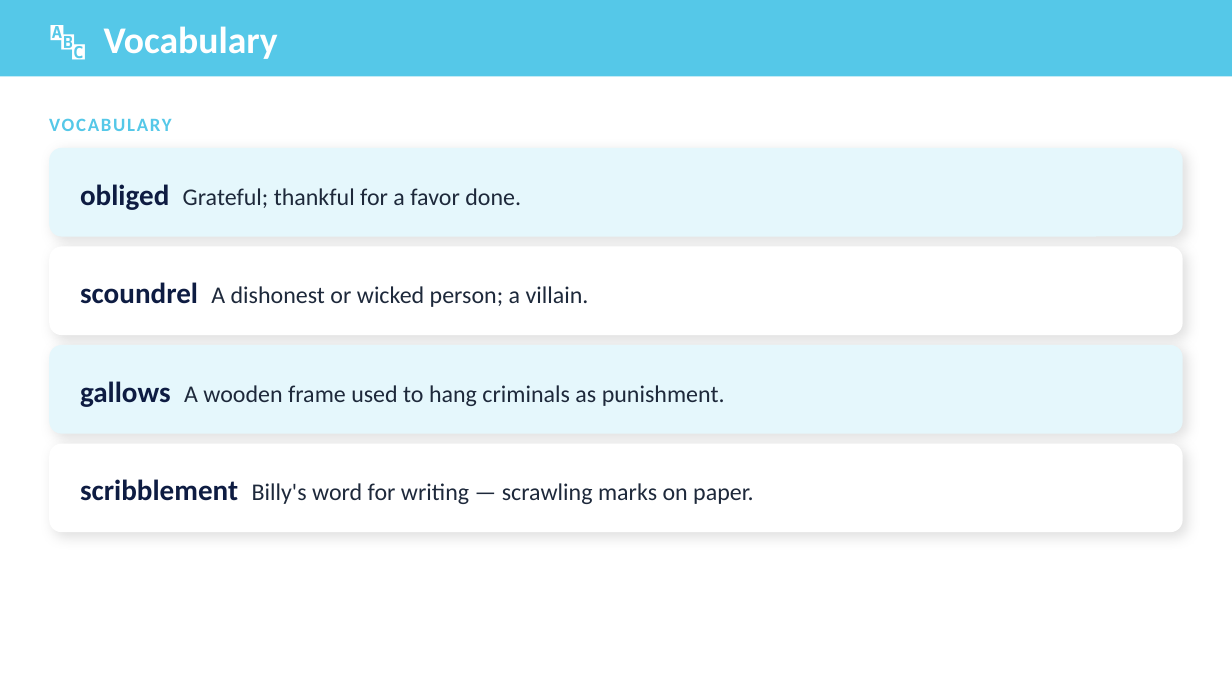
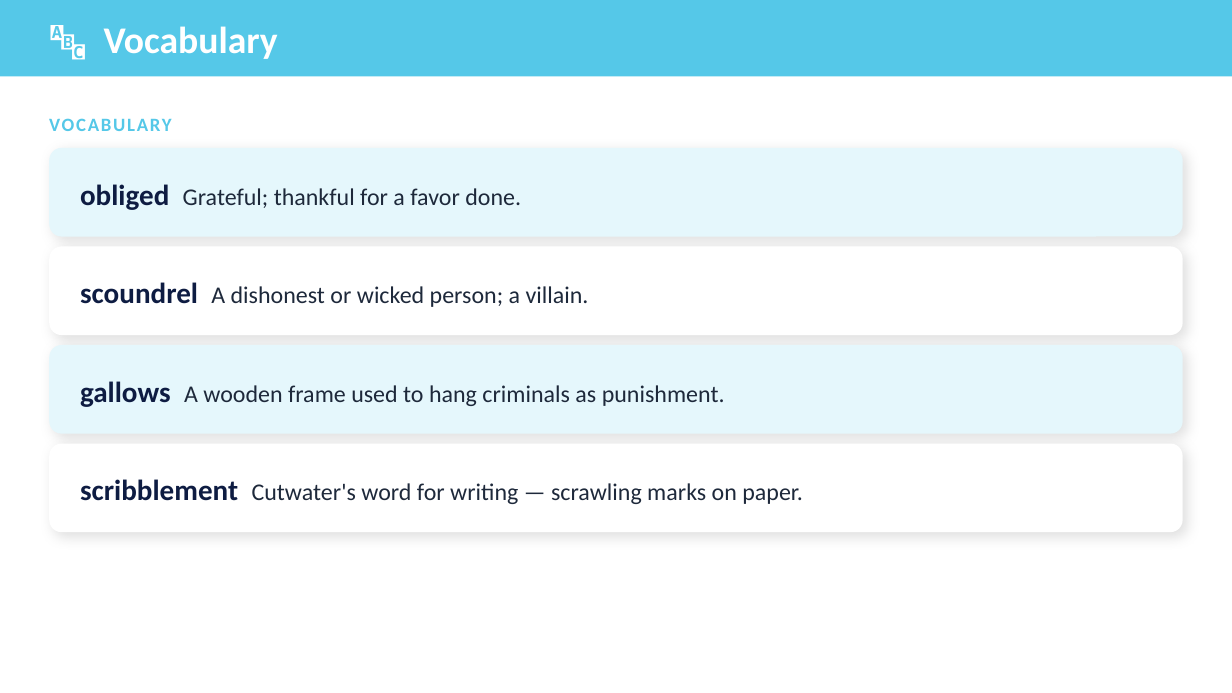
Before and after one commit to optimaondemand/optima-3rd-ela, a slide deck: slide 11 of Planning docs/Slides/lesson-19-2-teacher-slides.pptx. Drawn at 1232x693 pixels with LibreOffice and Linux fonts; fonts in the diff are those of the drawing. Boxes give left, top, right and bottom in pixels: in the first picture for what was removed or moved away, otherwise in the second. Text is boxed around its words. In the diff, an @@ line names an element or a change of style, - is before the commit and + after.

```diff
--- a/Planning docs/Slides/lesson-19-2-teacher-slides.pptx
+++ b/Planning docs/Slides/lesson-19-2-teacher-slides.pptx
@@ text at [80, 479, 803, 504]: text changed @@
-scribblement Billy's word for writing — scrawling marks on paper.
+scribblement Cutwater's word for writing — scrawling marks on paper.
```
Also in this commit, not shown: 4 other slides changed, 6 slides added, 4 slides removed, 20 other files.
